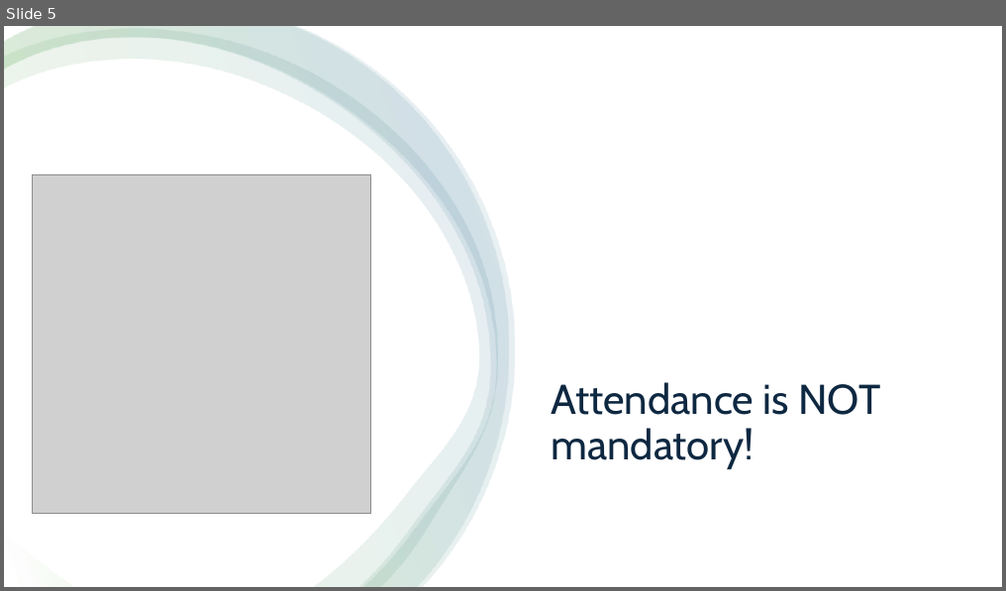
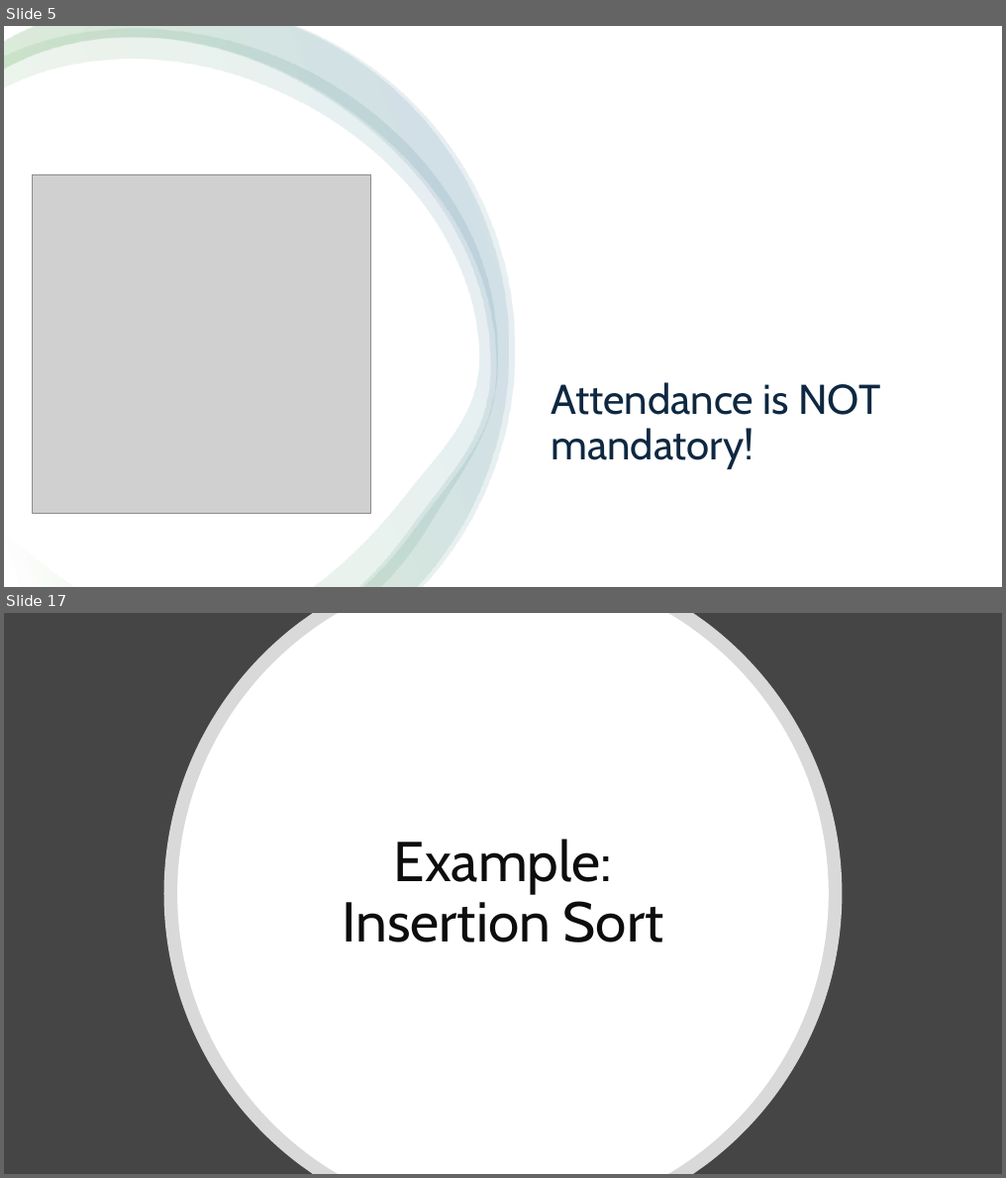
Before and after one commit to RobertNagy299/dsa-i-teaching, a slide deck: MyOwnPresentations/Data Structures and Algorithms I.pptx. Shown one above the other, each under a label of ours: slide 5 before the commit, slides 5 and 17 after it; the slides between them are not shown. The pictures are 1006x591 and 1006x1178 pixels, drawn with LibreOffice and Linux fonts; fonts in the diff are those of the drawing; grey boxes stand for pictures. Boxes give left, top, right and bottom in pixels: in the first picture for what was removed or moved away, otherwise in the second. Text is boxed around its words. In the diff, an @@ line names an element or a change of style, - is before the commit and + after.

```diff
--- a/MyOwnPresentations/Data Structures and Algorithms I.pptx
+++ b/MyOwnPresentations/Data Structures and Algorithms I.pptx
@@ slide 17 added at bbox=[4, 613, 1002, 1174], background #454545 @@
@@ freeform shape added at bbox=[164, 613, 843, 1174], fill #FFFFFF at 80% opacity @@
@@ freeform shape added at bbox=[177, 613, 829, 1174], fill #FFFFFF @@
@@ title added at bbox=[343, 839, 664, 943], 54 pt, text #0D0D0D @@
+Example:
+Insertion Sort
```
Also in this commit, not shown: 1 slide changed, 44 other slides added.
